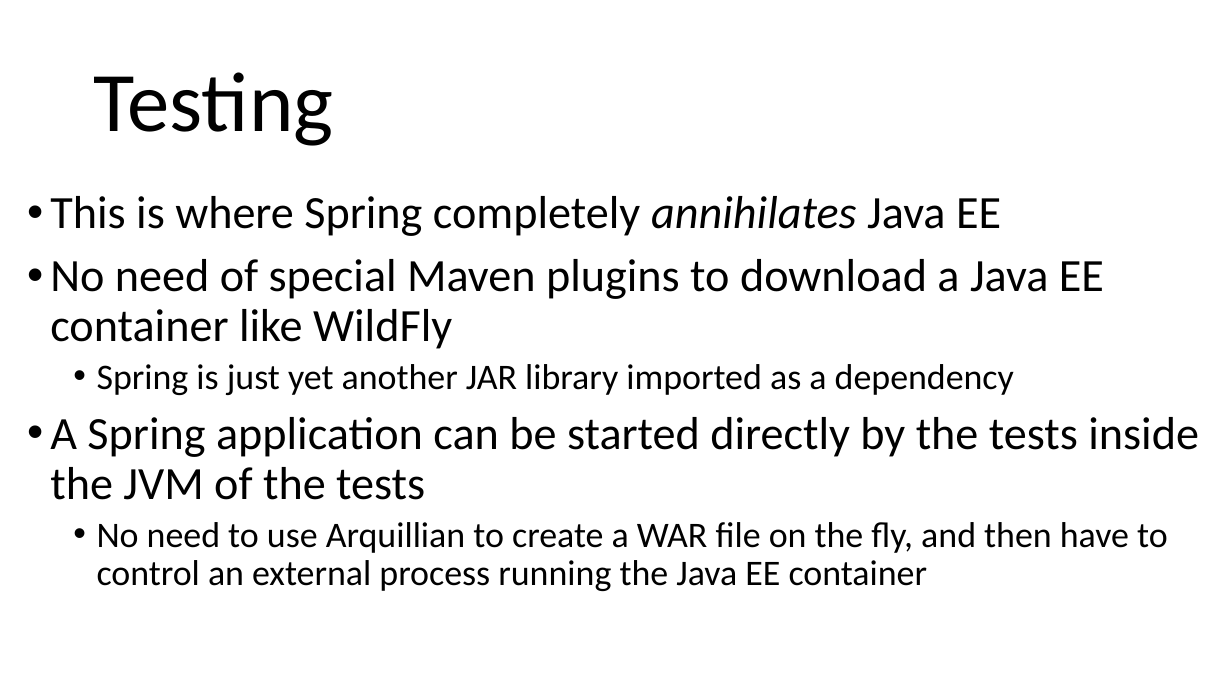
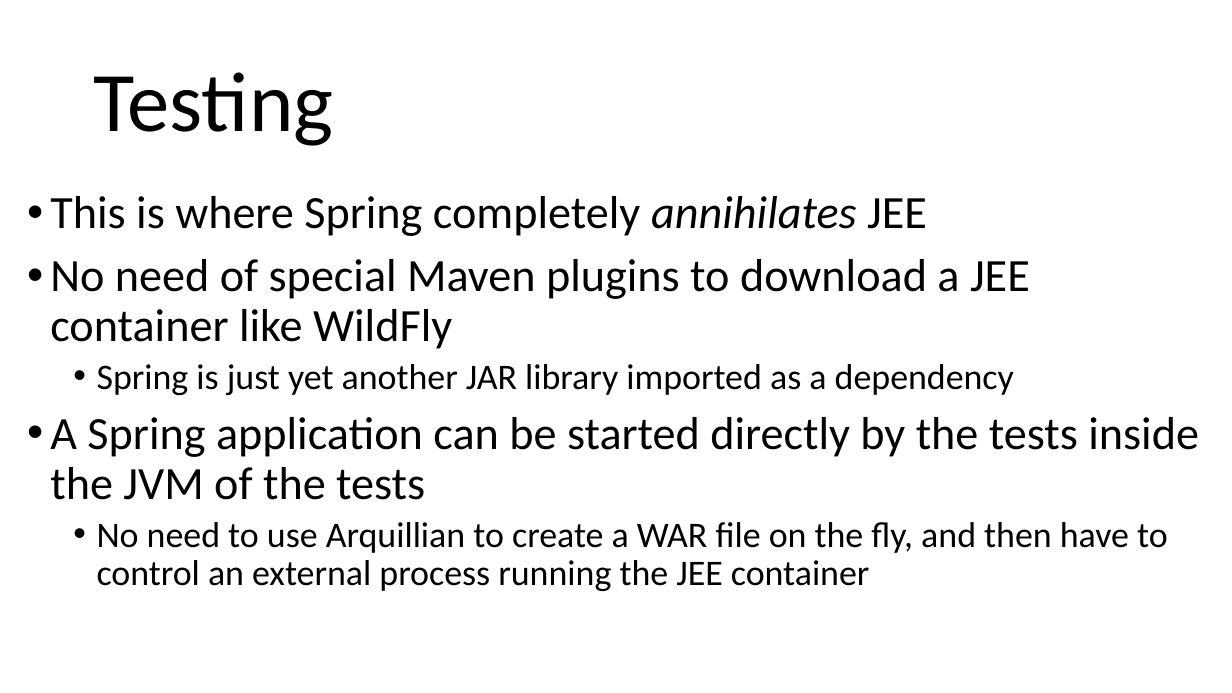
Before and after one commit to arcuri82/testing_security_development_enterprise_systems, a slide deck: slide 12 of doc/intro/slides/lesson_08_spring.pptx. Drawn at 1232x693 pixels with LibreOffice and Linux fonts; fonts in the diff are those of the drawing. Boxes give left, top, right and bottom in pixels: in the first picture for what was removed or moved away, otherwise in the second. Text is boxed around its words. In the diff, an @@ line names an element or a change of style, - is before the commit and + after.

```diff
--- a/doc/intro/slides/lesson_08_spring.pptx
+++ b/doc/intro/slides/lesson_08_spring.pptx
@@ text at (50, 196, 1030, 349): text changed @@
-• This is where Spring completely annihilates Java EE
-• No need of special Maven plugins to download a Java EE container like WildFly
+• This is where Spring completely annihilates JEE
+• No need of special Maven plugins to download a JEE container like WildFly
@@ text at (97, 522, 1168, 591): text changed @@
-  • No need to use Arquillian to create a WAR file on the fly, and then have to control an external process running the Java EE container
+  • No need to use Arquillian to create a WAR file on the fly, and then have to control an external process running the JEE container
```
Also in this commit, not shown: 9 other slides changed, 1 other file.
